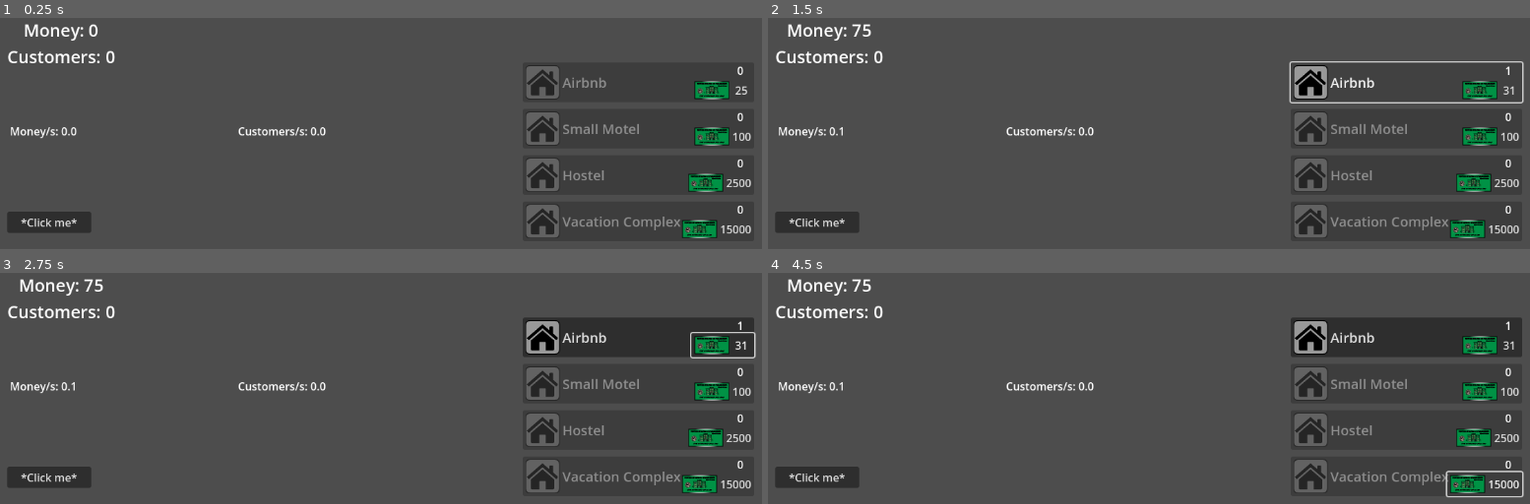
Above: before the commit, frames 1-4 (two rows, left to right).
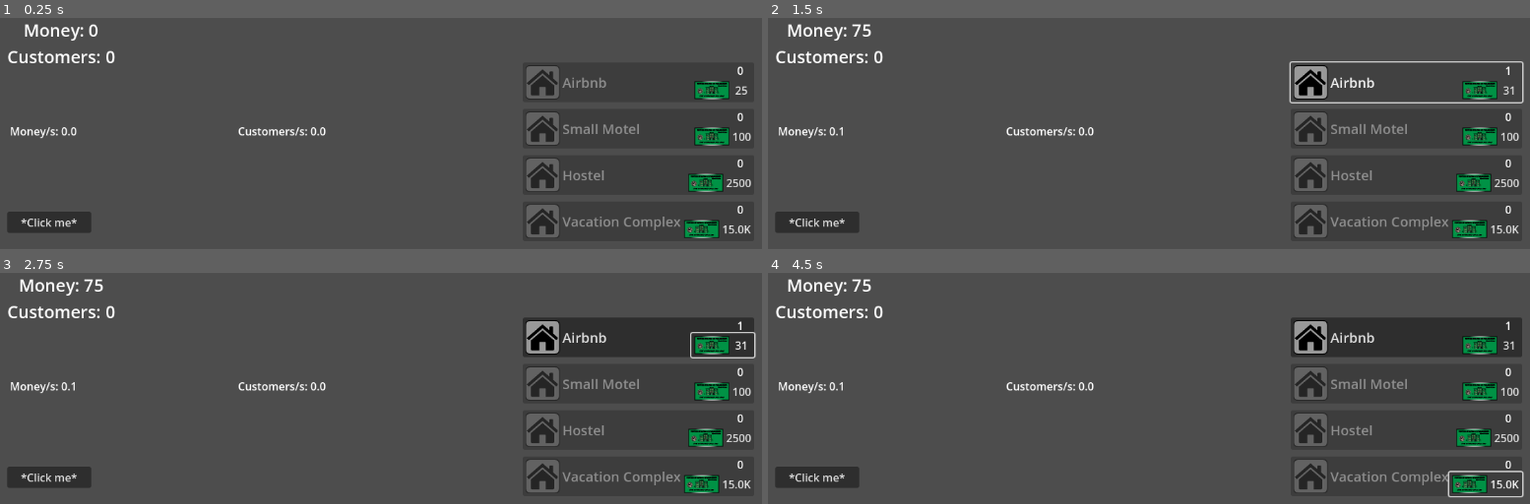
Above: after the commit, the same moments.

Repository: SanderCBraathen/hotell_klikker
Game: Godot game, scene res://game.tscn
Same seed, same stepped clock (60 frames per second), same inputs: the game is played once before the commit and once after it.
Inputs (mouse positions are in pixels of both pictures, inside the frame that each line leads up to):
- Up to frame 1 (0.25 s): no input
- Up to frame 2 (1.5 s): click "*Click me*" at 0.5 s; click "Airbnb" at 1.25 s
- Up to frame 3 (2.75 s): click "31" at 2 s
- Up to frame 4 (4.5 s): click "100" at 2.75 s; click "2500" at 3.5 s; click (1484, 483) at 4.25 s, where only the run before the commit has a clickable "15000"

The runs differ from the first frame. In frame 1, 0.3% of the frame differs, in the area x 89-99%, y 87-96%; in frame 2, 0.3%; in frame 3, 0.3%; in frame 4, 0.4%, in the area x 88-99%, y 85-98%.

Commit message:
Update upgrade_4.gd

Diff:
--- a/upgrade_4.gd
+++ b/upgrade_4.gd
@@ -12,8 +12,11 @@
 	else:
 		self.disabled = false
 
+	if GameManager.upgrade4_cost >= 10000:
+		$cost.text = str(GameManager.upgrade4_cost / 1000).pad_decimals(1) + "K"
+	else:
+		$cost.text = str(GameManager.upgrade4_cost).pad_decimals(0)
 
-	$cost.text = str(GameManager.upgrade4_cost).pad_decimals(0)
 	$amount.text = str(GameManager.upgrade4_amount)
 
 
